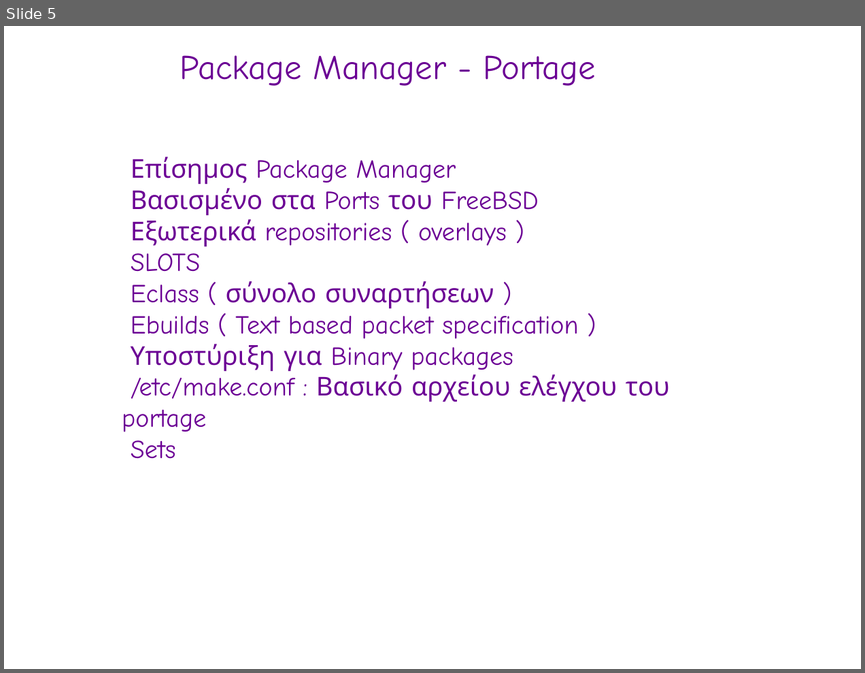
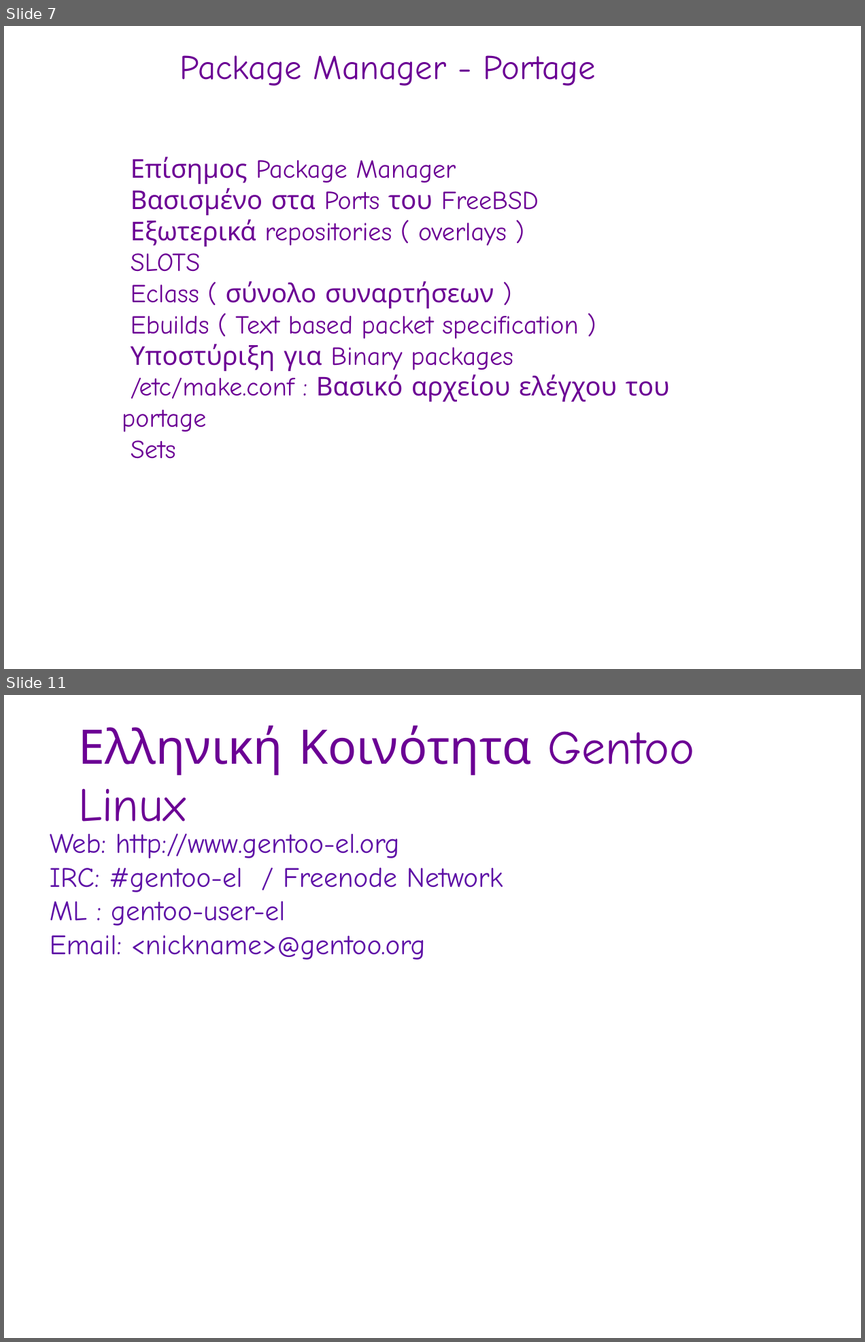
Before and after one commit to gentoo-el/presentations, a slide deck: fosscom-2010_pres.odp. Shown one above the other, each under a label of ours: slide 5 before the commit, slides 7 and 11 after it; the slides between them are not shown. The pictures are 865x673 and 865x1342 pixels, drawn with LibreOffice and Linux fonts; fonts in the diff are those of the drawing; background and template pictures are left out. Boxes give left, top, right and bottom in pixels: in the first picture for what was removed or moved away, otherwise in the second. Text is boxed around its words. In the diff, an @@ line names an element or a change of style, - is before the commit and + after.

Commit message:
Updated
* Split pages
* Upstream referense
* Gentoo-el
* Conclusion

```diff
--- a/fosscom-2010_pres.odp
+++ b/fosscom-2010_pres.odp
@@ slide 11 added at (4,695,861,1338), background picture (left out) @@
@@ text added at (78,725,694,836), 44 pt, text #6B0094 @@
+Ελληνική Κοινότητα Gentoo Linux
@@ text added at (50,833,503,960), 26 pt, text #5E11A6 @@
+Web: http://www.gentoo-el.org
+IRC: #gentoo-el / Freenode Network
+ML : gentoo-user-el
+Email: <nickname>@gentoo.org
@@ what was slide 5 is now slide 7 @@
```
Also in this commit, not shown: 3 slides changed, 5 other slides added.
